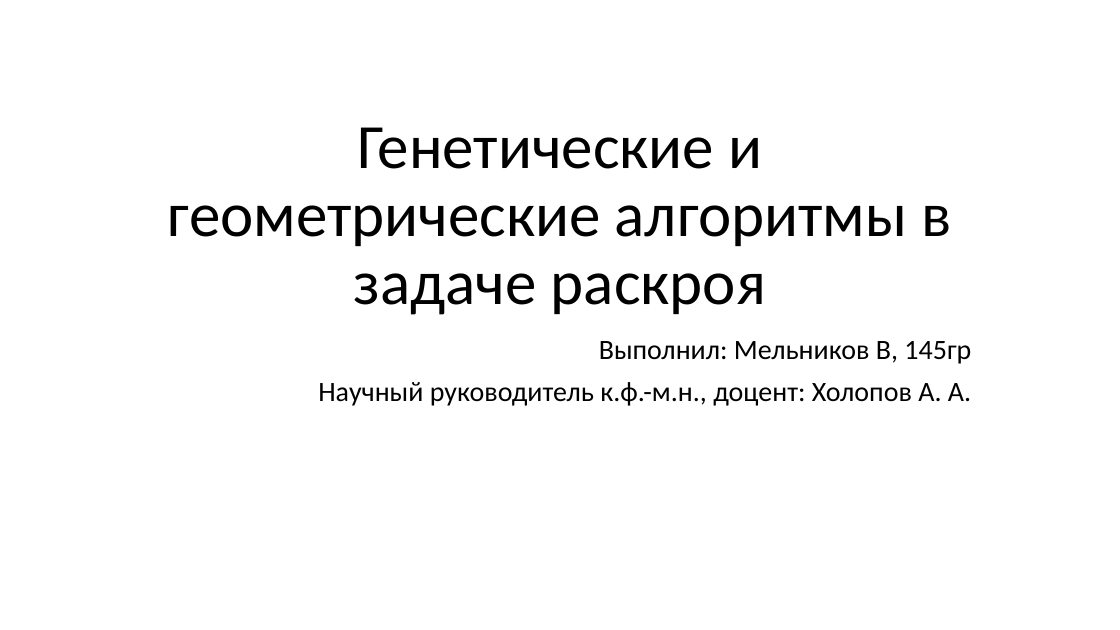
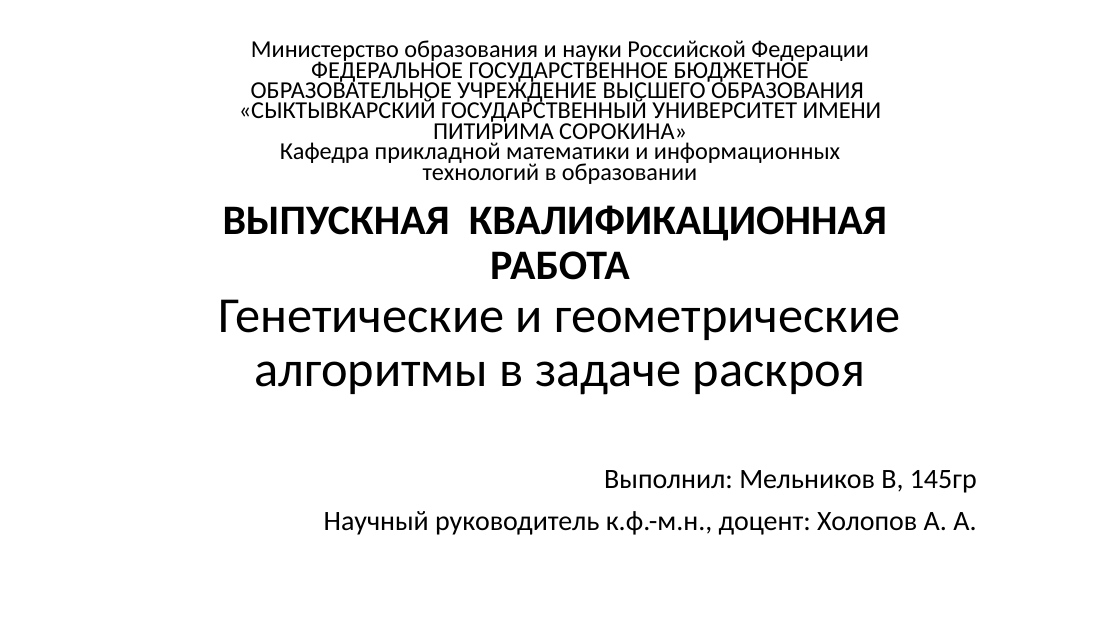
Before and after one commit to muller95/nesting_diplom, a slide deck: slide 1 of презентация.pptx. Drawn at 1120x630 pixels with LibreOffice and Linux fonts; fonts in the diff are those of the drawing. Boxes give left, top, right and bottom in pixels: in the first picture for what was removed or moved away, otherwise in the second. Text is boxed around its words. In the diff, an @@ line names an element or a change of style, - is before the commit and + after.

```diff
--- a/презентация.pptx
+++ b/презентация.pptx
@@ text added at (x1=239, y1=40, x2=882, y2=184), 20.8 pt, text #000000 @@
+Министерство образования и науки Российской Федерации
+ФЕДЕРАЛЬНОЕ ГОСУДАРСТВЕННОЕ БЮДЖЕТНОЕ ОБРАЗОВАТЕЛЬНОЕ УЧРЕЖДЕНИЕ ВЫСШЕГО ОБРАЗОВАНИЯ
+«СЫКТЫВКАРСКИЙ ГОСУДАРСТВЕННЫЙ УНИВЕРСИТЕТ ИМЕНИ ПИТИРИМА СОРОКИНА»
+Кафедра прикладной математики и информационных технологий в образовании
@@ title at (x1=219, y1=205, x2=900, y2=395): text changed; size 54 to 43.2 pt @@
-Генетические и геометрические алгоритмы в задаче раскроя
+ВЫПУСКНАЯ КВАЛИФИКАЦИОННАЯ РАБОТА
+Генетические и геометрические алгоритмы в задаче раскроя
@@ subtitle "Выполнил: Мельников В, 145гр" moved from (x1=318, y1=341, x2=971, y2=406) to (x1=324, y1=470, x2=977, y2=535) @@
```
Also in this commit, not shown: 1 other slide changed, 2 slides added, 1 other file.
